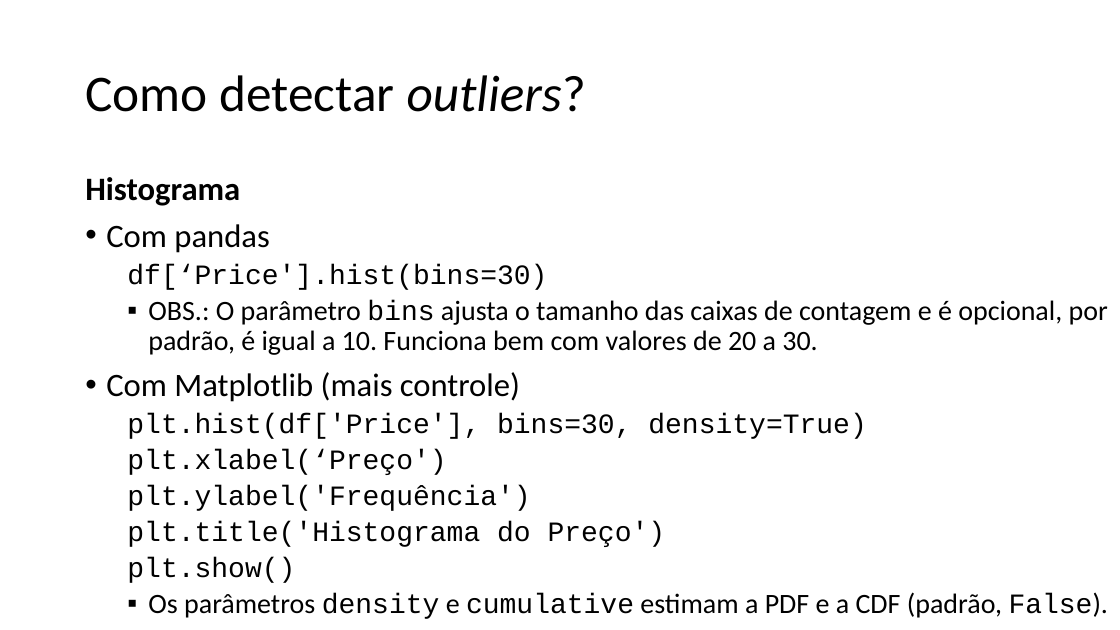
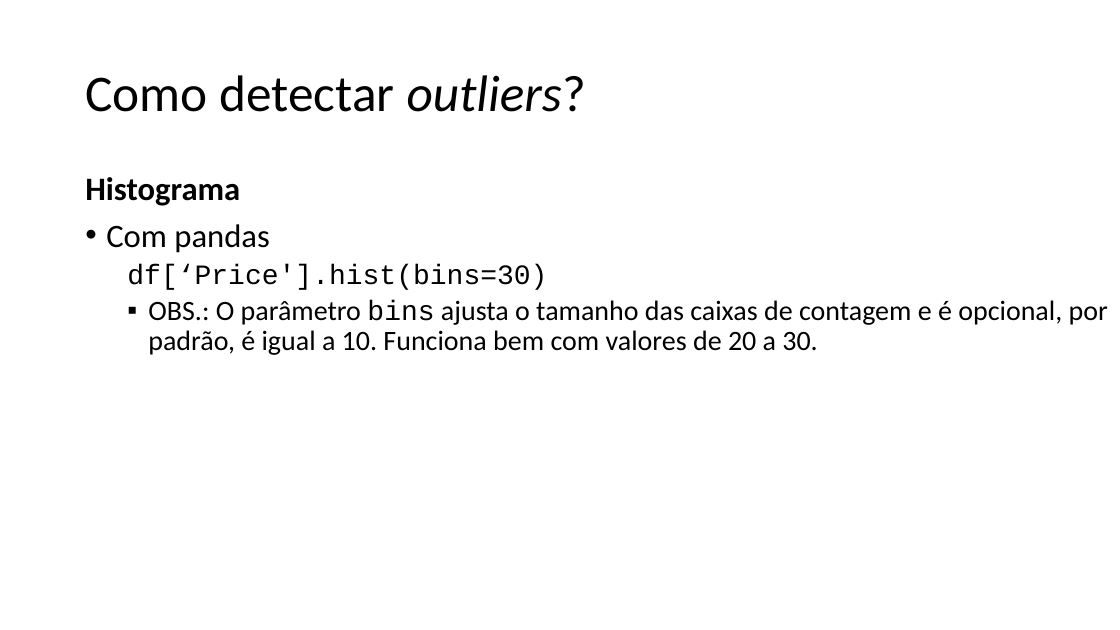
Before and after one commit to zz4fap/c24_inteligencia_artificial, a slide deck: slide 28 of slides/C24_EDA.pptx (slide 27 before the commit). Drawn at 1120x630 pixels with LibreOffice and Linux fonts; fonts in the diff are those of the drawing. Boxes give left, top, right and bottom in pixels: in the first picture for what was removed or moved away, otherwise in the second. Text is boxed around its words. In the diff, an @@ line names an element or a change of style, - is before the commit and + after.

```diff
--- a/slides/C24_EDA.pptx
+++ b/slides/C24_EDA.pptx
@@ text at (106, 372, 1109, 619): paragraphs removed @@
-• Com Matplotlib (mais controle)
-  plt.hist(df['Price'], bins=30, density=True)
-  plt.xlabel(‘Preço')
-  plt.ylabel('Frequência')
-  plt.title('Histograma do Preço')
-  plt.show()
-  ▪ Os parâmetros density e cumulative estimam a PDF e a CDF (padrão, False).
```
Also in this commit, not shown: 25 other slides changed, 7 slides added, 1 slide removed.
